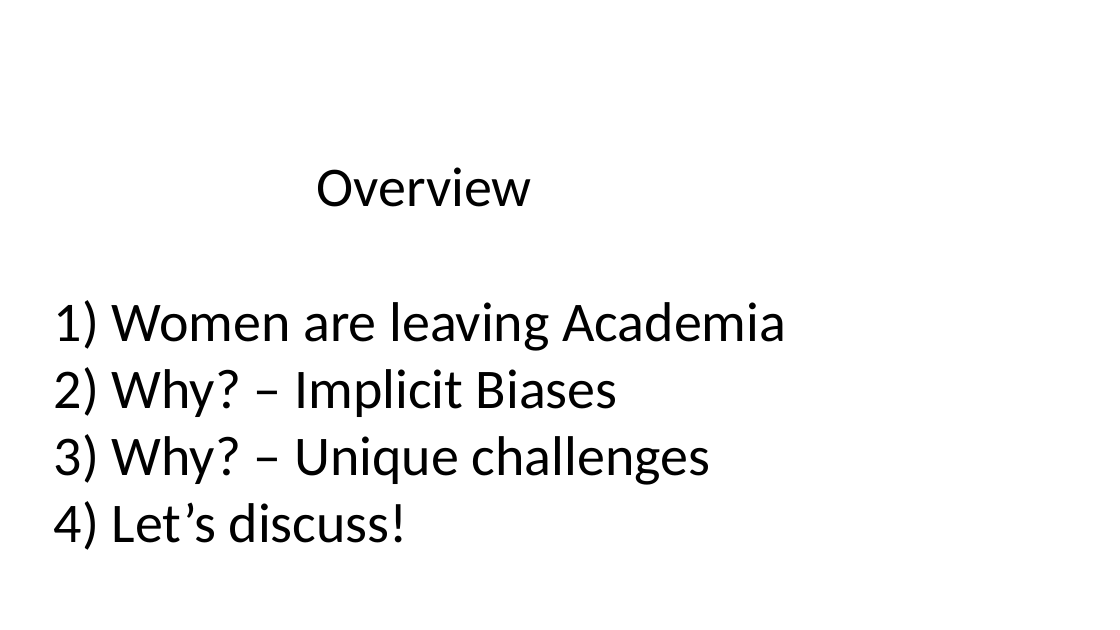
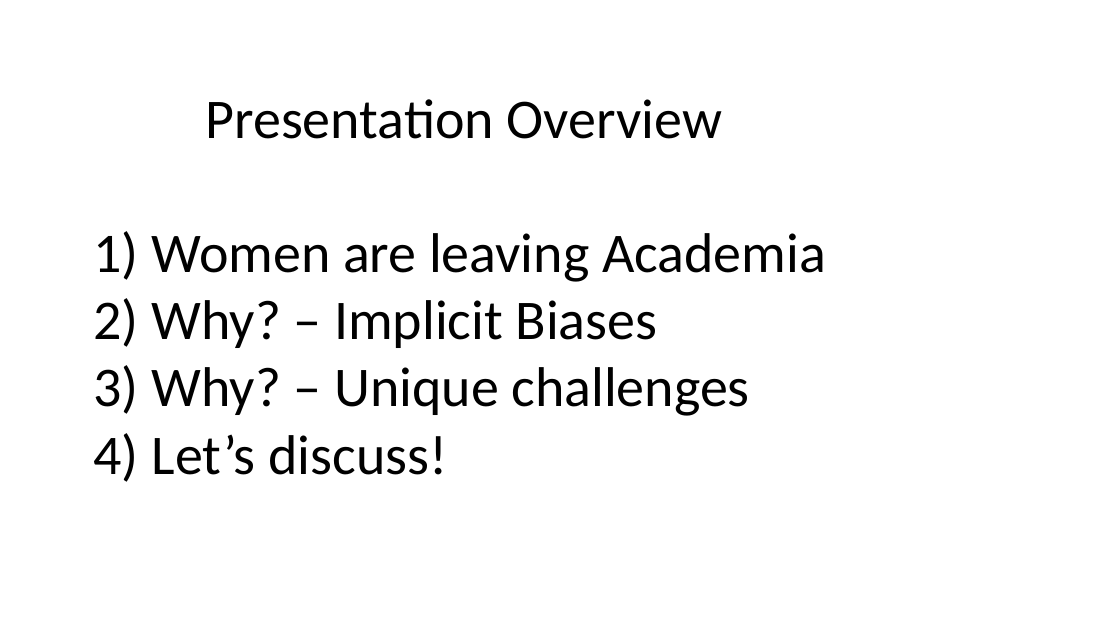
Before and after one commit to JoeyBernhardt/GRC-power-hour, a slide deck: slide 2 of presentations/GRC-power-hour.pptx (slide 3 before the commit). Drawn at 1120x630 pixels with LibreOffice and Linux fonts; fonts in the diff are those of the drawing. Boxes give left, top, right and bottom in pixels: in the first picture for what was removed or moved away, otherwise in the second. Text is boxed around its words. In the diff, an @@ line names an element or a change of style, - is before the commit and + after.

```diff
--- a/presentations/GRC-power-hour.pptx
+++ b/presentations/GRC-power-hour.pptx
@@ text "Presentation Overview": place and size @@
-text "Presentation Overview" at [112,167,786,543]
+text "Presentation Overview" at [152,99,826,475]
@@ text at [206,99,722,139]: text changed @@
-Overview
+Presentation Overview
```
Also in this commit, not shown: 3 other slides changed, 19 slides added, 3 other files.
